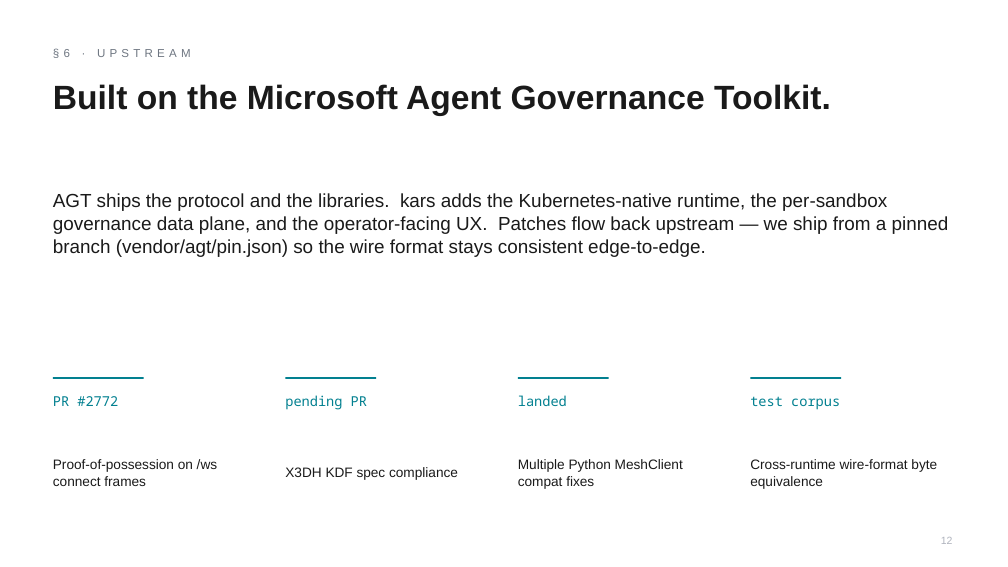
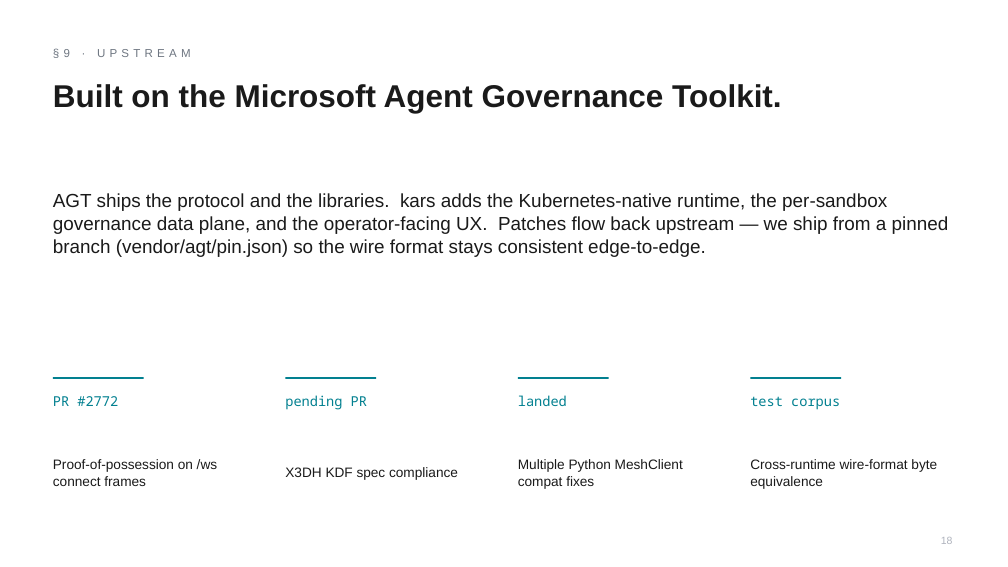
Before and after one commit to Azure/kars, a slide deck: slide 18 of docs/showcase/deliverables/kars-pitch-deck.pptx (slide 12 before the commit). Drawn at 1008x567 pixels with LibreOffice and Linux fonts; fonts in the diff are those of the drawing. Boxes give left, top, right and bottom in pixels: in the first picture for what was removed or moved away, otherwise in the second. Text is boxed around its words. In the diff, an @@ line names an element or a change of style, - is before the commit and + after.

```diff
--- a/docs/showcase/deliverables/kars-pitch-deck.pptx
+++ b/docs/showcase/deliverables/kars-pitch-deck.pptx
@@ text "Built on the Microsoft Agent ..." at (53,84,781,113): size 32 to 30 pt @@
```
Also in this commit, not shown: 4 other slides changed, 14 slides added, 8 slides removed, 1 other file.
